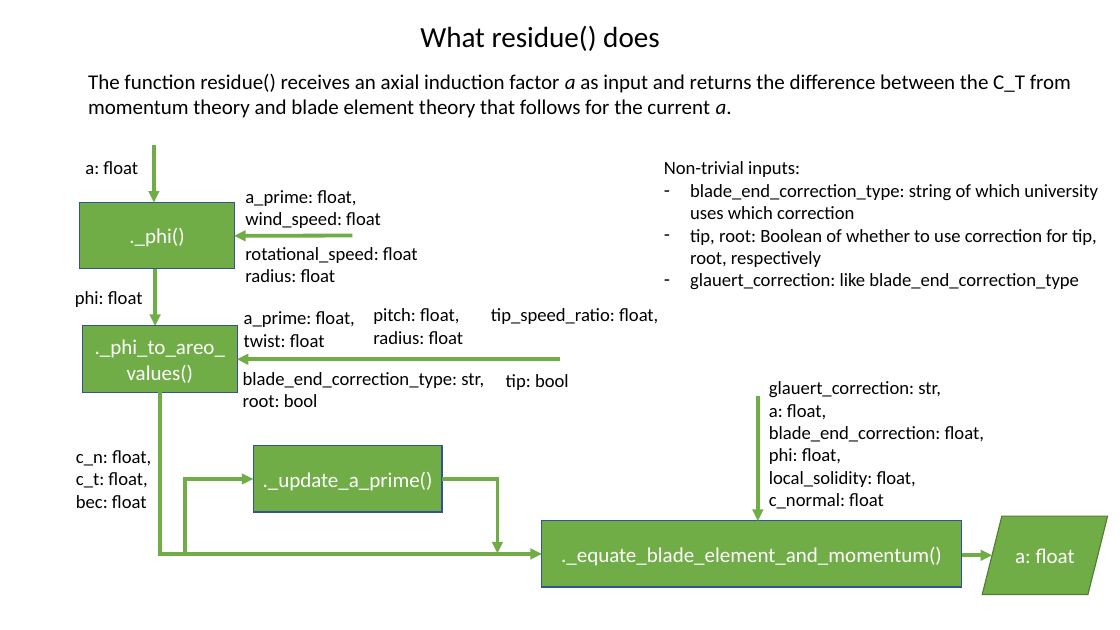
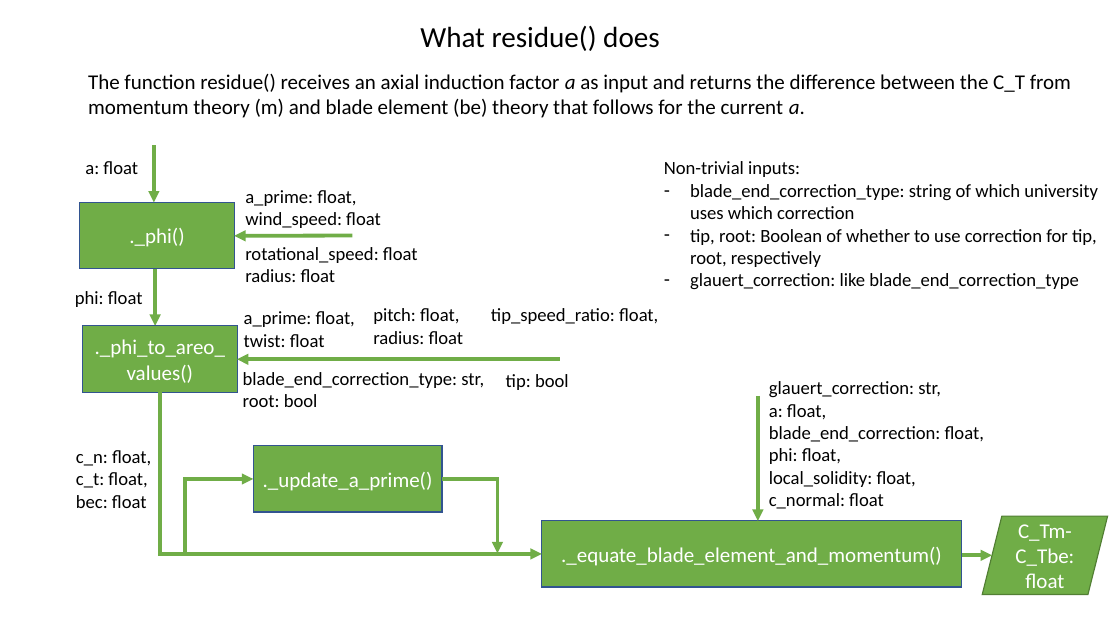
Before and after one commit to mjanszen/RotorWakeAerodynamicsBEM, a slide deck: slide 3 of doc/flowchart.pptx. Drawn at 1120x630 pixels with LibreOffice and Linux fonts; fonts in the diff are those of the drawing. Boxes give left, top, right and bottom in pixels: in the first picture for what was removed or moved away, otherwise in the second. Text is boxed around its words. In the diff, an @@ line names an element or a change of style, - is before the commit and + after.

```diff
--- a/doc/flowchart.pptx
+++ b/doc/flowchart.pptx
@@ text at [88,74,1071,118]: text changed @@
-The function residue() receives an axial induction factor a as input and returns the difference between the C_T from momentum theory and blade element theory that follows for the current a.
+The function residue() receives an axial induction factor a as input and returns the difference between the C_T from momentum theory (m) and blade element (be) theory that follows for the current a.
@@ text in parallelogram at [1015,524,1074,595]: text changed @@
-a: float
+C_Tm-C_Tbe: float
```
Also in this commit, not shown: 1 other slide changed, 1 other file.
